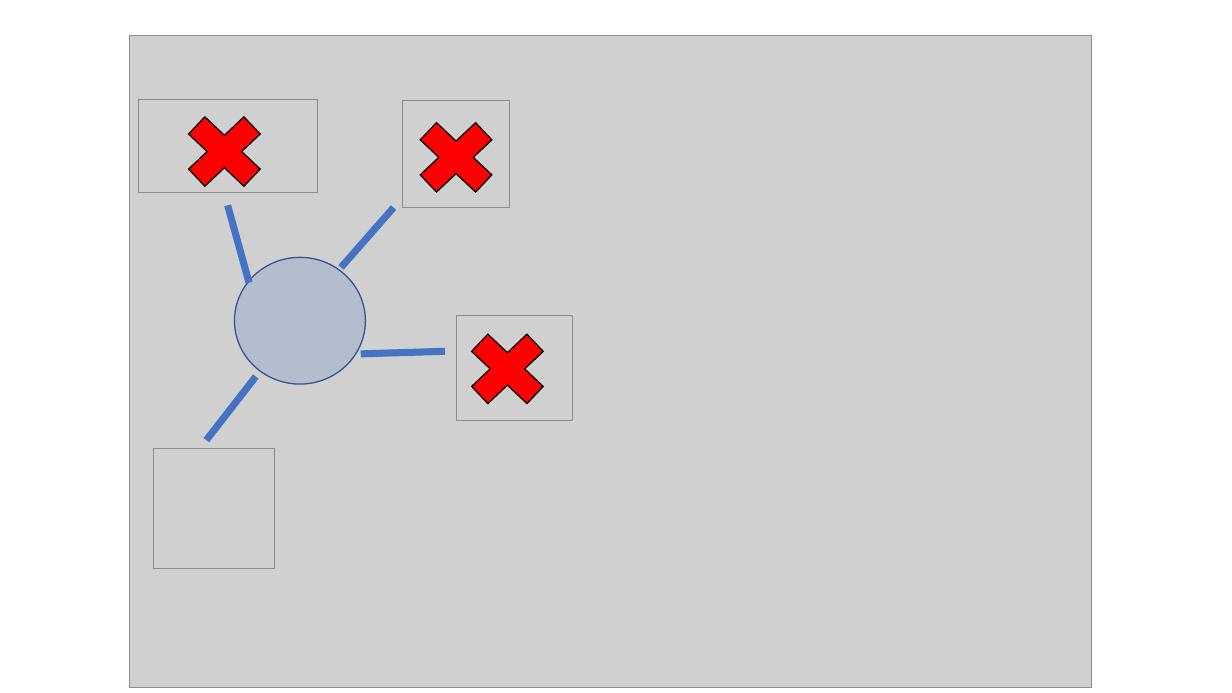
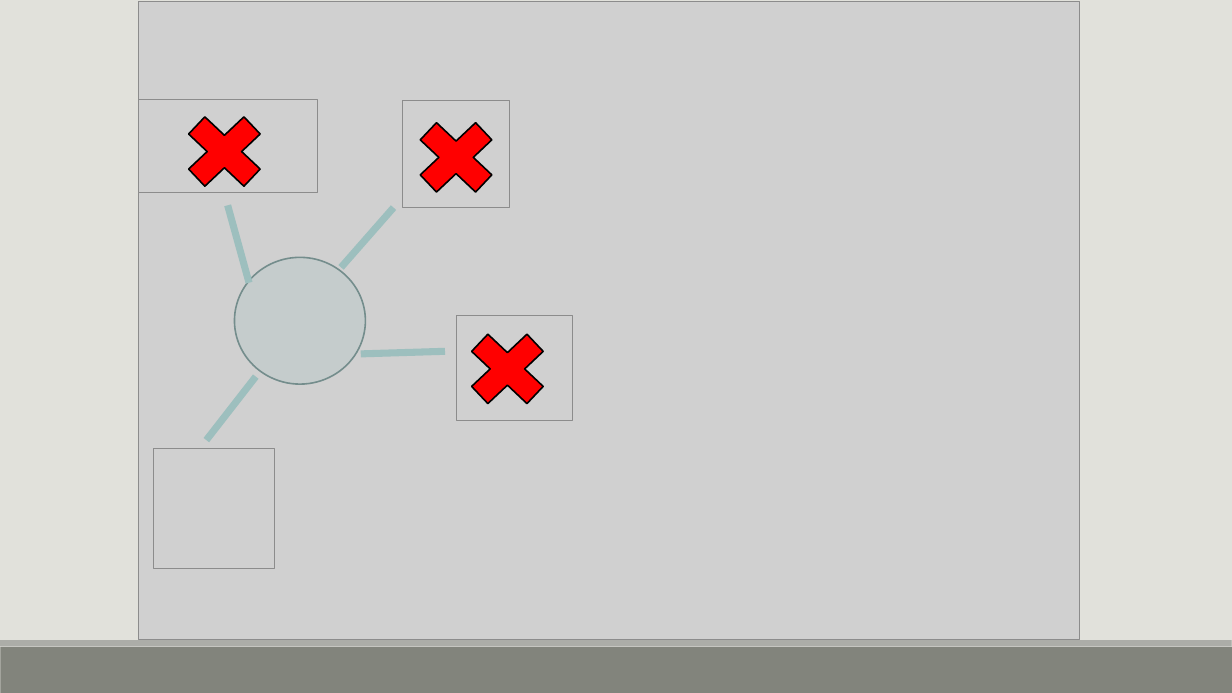
Before and after one commit to smart-arosa/smart-arosa, a slide deck: slide 10 of beacon.pptx. Drawn at 1232x693 pixels with LibreOffice and Linux fonts; fonts in the diff are those of the drawing; grey boxes stand for pictures. Boxes give left, top, right and bottom in pixels: in the first picture for what was removed or moved away, otherwise in the second. Text is boxed around its words. In the diff, an @@ line names an element or a change of style, - is before the commit and + after.

```diff
--- a/beacon.pptx
+++ b/beacon.pptx
@@ background #FFFFFF to #E1E1DB @@
@@ picture: place and size @@
-picture at [130,36,1092,688]
+picture at [139,2,1080,640]
@@ line (250, 283) - (227, 205): stroke #4472C4 5.5 pt to #9DBFBE 5.5 pt @@
@@ line (341, 267) - (394, 208): stroke #4472C4 5.5 pt to #9DBFBE 5.5 pt @@
@@ ellipse at [235,258,366,384]: fill #4472C4 at 20% opacity to #9DBFBE at 20% opacity; outline #325491 1 pt to #748D8D 1.25 pt @@
@@ outline #000000 1 pt to #000000 1.25 pt in 3 elements at [403,107,509,208], [171,102,277,202], [455,319,561,420] @@
@@ line (360, 354) - (445, 351): stroke #4472C4 5.5 pt to #9DBFBE 5.5 pt @@
@@ line (256, 377) - (206, 440): stroke #4472C4 5.5 pt to #9DBFBE 5.5 pt @@
@@ rectangle added at [0,647,1232,693], fill #82847C @@
@@ rectangle added at [0,640,1232,647], fill #ACADA8 @@
```
Also in this commit, not shown: 7 other slides changed, 3 slides added, 6 slides removed.
